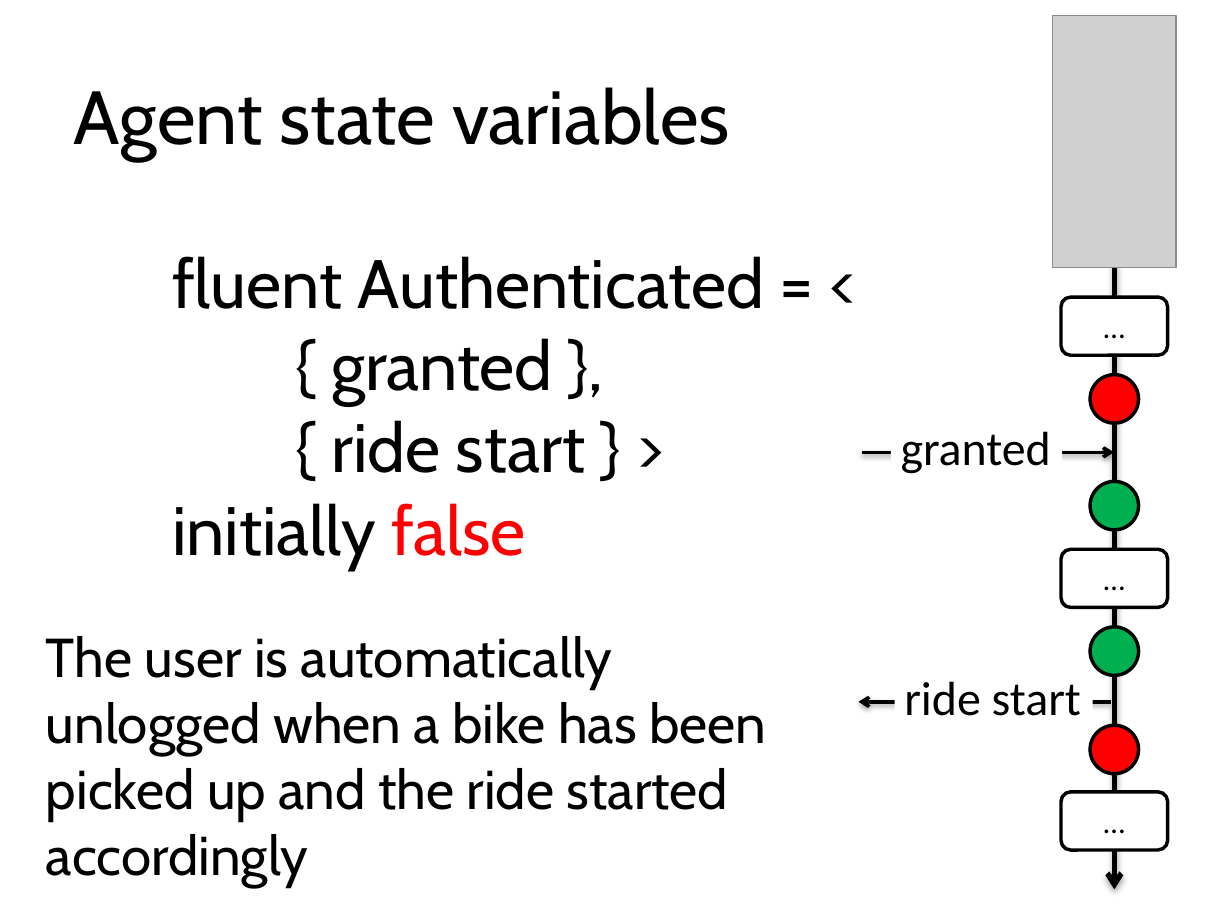
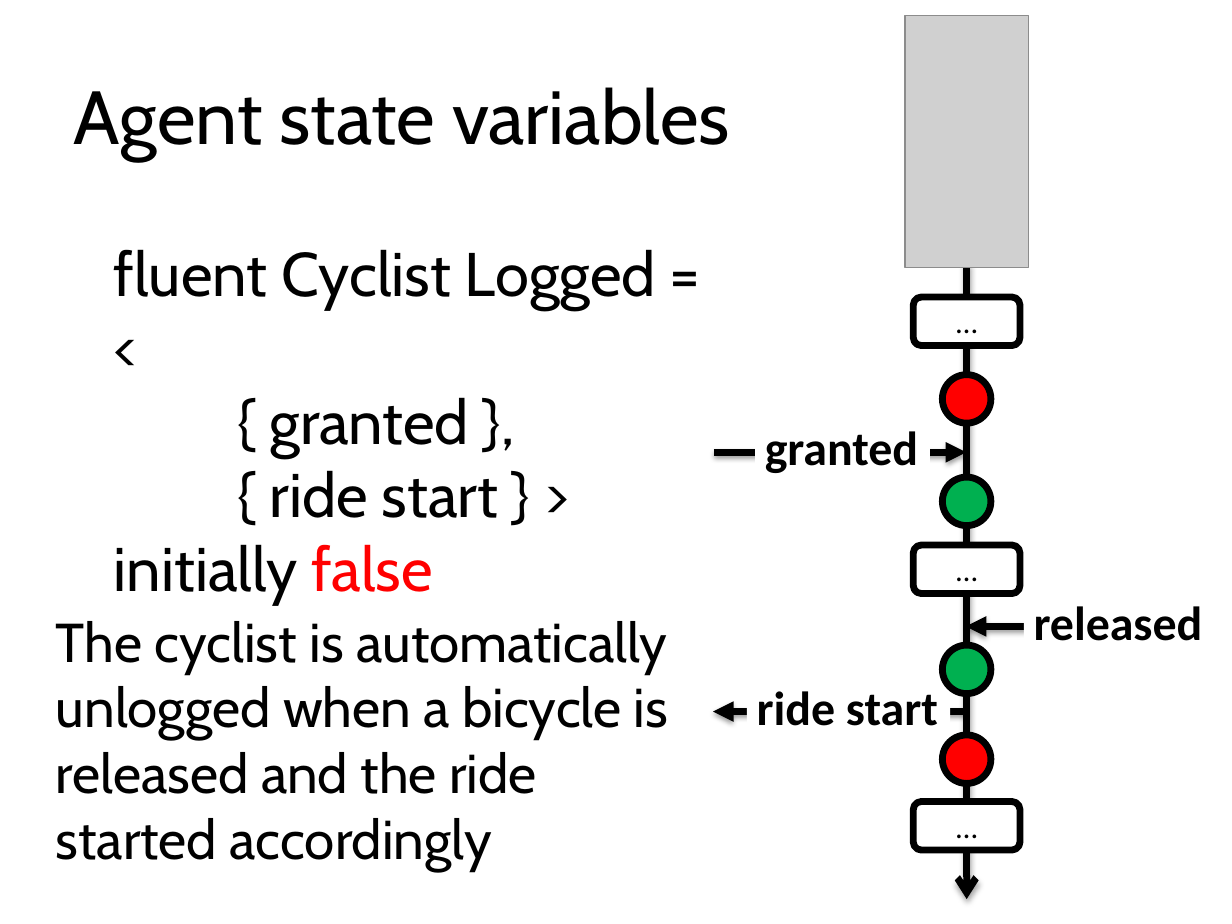
Before and after one commit to blambeau/phd, a slide deck: slide 28 of public-defense/slides.pptx (slide 23 before the commit). Drawn at 1232x924 pixels with LibreOffice and Linux fonts; fonts in the diff are those of the drawing; grey boxes stand for pictures. Boxes give left, top, right and bottom in pixels: in the first picture for what was removed or moved away, otherwise in the second. Text is boxed around its words. In the diff, an @@ line names an element or a change of style, - is before the commit and + after.

```diff
--- a/public-defense/slides.pptx
+++ b/public-defense/slides.pptx
@@ picture: place and size @@
-picture at bbox=[1052, 15, 1175, 267]
+picture at bbox=[906, 15, 1029, 267]
@@ text "fluent Cyclist Logged = <": place and size @@
-text "fluent Cyclist Logged = <" at bbox=[172, 256, 765, 570]
+text "fluent Cyclist Logged = <" at bbox=[114, 249, 656, 605]
@@ text at bbox=[114, 249, 656, 310]: text changed; size 40 to 36 pt @@
-fluent Authenticated = <
+fluent Cyclist Logged = <
@@ arrow moved from (1115, 264) - (1115, 890) to (967, 264) - (967, 899) @@
@@ arrow (967, 264) - (967, 899): stroke #000000 3 pt to #000000 4 pt @@
@@ rounded rectangle "…": place and size @@
-rounded rectangle "…" at bbox=[1061, 297, 1168, 355]
+rounded rectangle "…" at bbox=[913, 297, 1020, 345]
@@ ellipse: place and size @@
-ellipse at bbox=[1090, 375, 1138, 423]
+ellipse at bbox=[942, 375, 991, 423]
@@ text at bbox=[114, 397, 498, 605]: size 40 to 36 pt in "{ granted },", "{ ride start } > initially false" @@
@@ text "granted": place and size @@
-text "granted" at bbox=[901, 431, 1051, 474]
+text "granted" at bbox=[765, 431, 918, 473]
@@ text "granted" at bbox=[765, 431, 918, 473]: bold on @@
@@ arrow moved from (861, 452) - (1114, 452) to (715, 452) - (966, 452) @@
@@ arrow (715, 452) - (966, 452): stroke #000000 2 pt to #000000 4 pt; arrowheads changed @@
@@ ellipse: place and size @@
-ellipse at bbox=[1090, 482, 1138, 530]
+ellipse at bbox=[942, 477, 991, 525]
@@ outline #000000 2 pt to #000000 4 pt in 7 elements at bbox=[942, 375, 991, 423], bbox=[942, 477, 991, 525], bbox=[942, 736, 991, 784], bbox=[913, 297, 1020, 345], bbox=[913, 802, 1020, 850], bbox=[942, 646, 991, 694], bbox=[913, 545, 1020, 593] @@
@@ rounded rectangle "…": place and size @@
-rounded rectangle "…" at bbox=[1061, 549, 1168, 607]
+rounded rectangle "…" at bbox=[913, 545, 1020, 593]
@@ text at bbox=[56, 621, 668, 871]: text changed @@
-The user is automatically
-unlogged when a bike has been
-picked up and the ride started
-accordingly
+The cyclist is automatically
+unlogged when a bicycle is released and the ride started accordingly
@@ arrow added from (1179, 626) to (966, 626), #000000 4 pt @@
@@ text added at bbox=[1034, 606, 1203, 641], 28 pt, text #000000, bold @@
+released
@@ ellipse: place and size @@
-ellipse at bbox=[1090, 627, 1138, 675]
+ellipse at bbox=[942, 646, 991, 694]
@@ text "ride start" at bbox=[757, 691, 938, 726]: bold on @@
@@ text "ride start": place and size @@
-text "ride start" at bbox=[904, 681, 1081, 716]
+text "ride start" at bbox=[757, 691, 938, 726]
@@ arrow moved from (1111, 702) - (859, 702) to (965, 712) - (713, 712) @@
@@ arrow (965, 712) - (713, 712): stroke #000000 2 pt to #000000 4 pt; arrowheads changed @@
@@ ellipse: place and size @@
-ellipse at bbox=[1090, 726, 1138, 774]
+ellipse at bbox=[942, 736, 991, 784]
@@ rounded rectangle "…": place and size @@
-rounded rectangle "…" at bbox=[1061, 792, 1168, 850]
+rounded rectangle "…" at bbox=[913, 802, 1020, 850]
```
Also in this commit, not shown: 24 other slides changed, 15 slides added, 17 other files.
